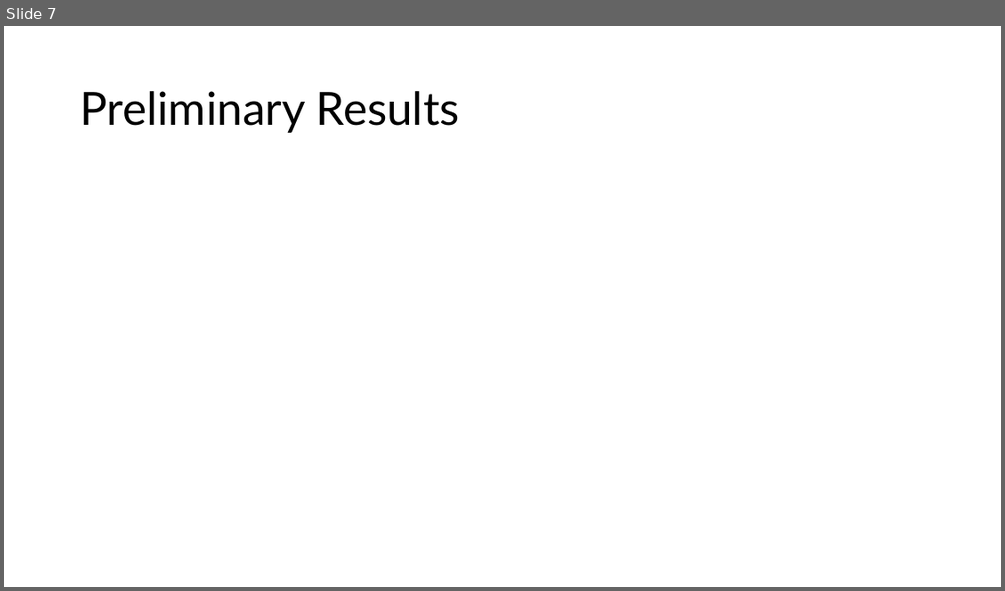
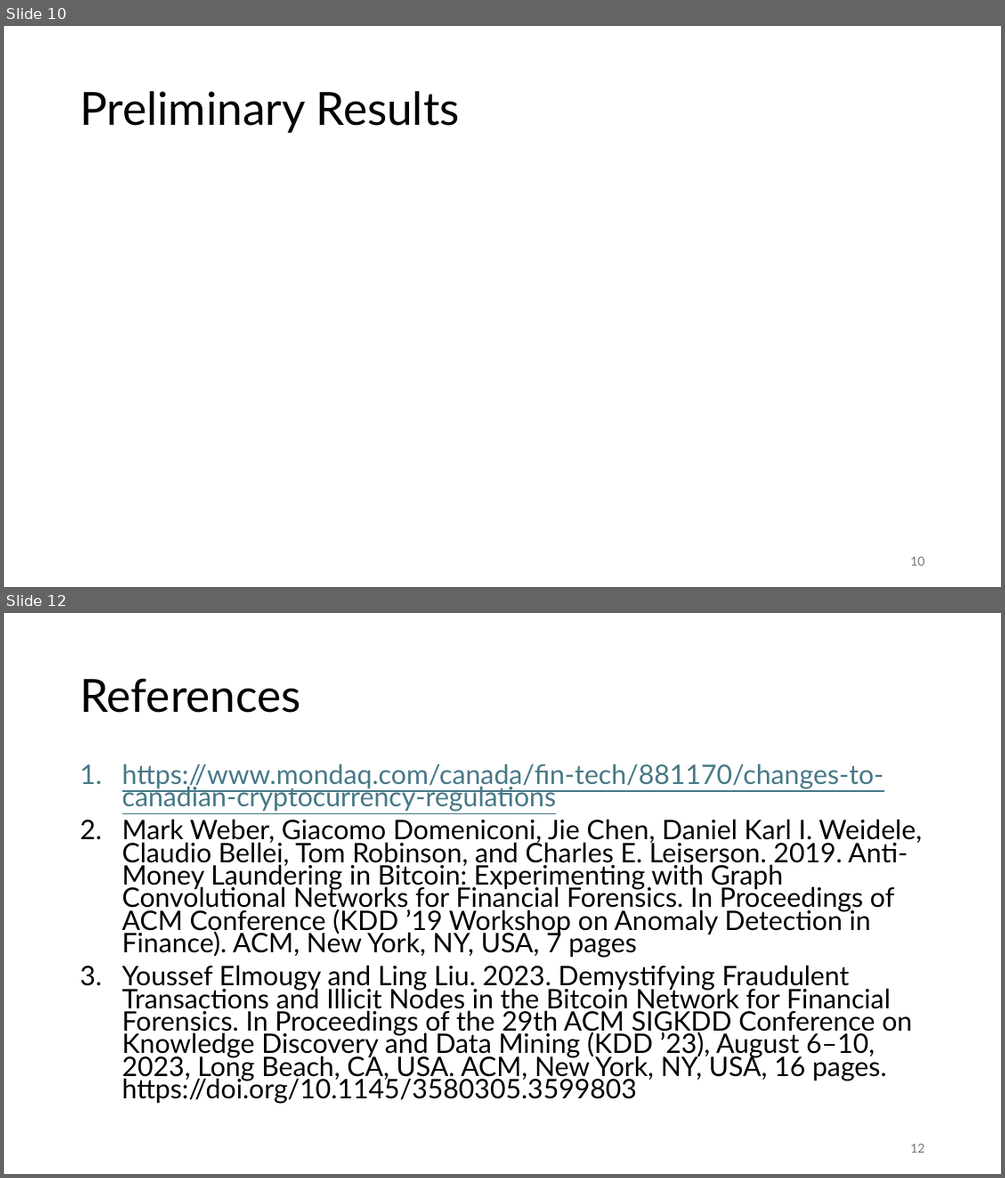
Before and after one commit to LucasBerzuk/DATA3010Project, a slide deck: Nov28_presentation.pptx. Shown one above the other, each under a label of ours: slide 7 before the commit, slides 10 and 12 after it; the slides between them are not shown. The pictures are 1005x591 and 1005x1178 pixels, drawn with LibreOffice and Linux fonts; fonts in the diff are those of the drawing. Boxes give left, top, right and bottom in pixels: in the first picture for what was removed or moved away, otherwise in the second. Text is boxed around its words. In the diff, an @@ line names an element or a change of style, - is before the commit and + after.

```diff
--- a/Nov28_presentation.pptx
+++ b/Nov28_presentation.pptx
@@ slide 12 added at (4,613,1001,1174), background #FFFFFF @@
@@ title added at (80,678,300,713), 44 pt, text #000000 @@
+References
@@ text added at (122,763,922,1103), 25.9 pt, text #000000 @@
+1. https://www.mondaq.com/canada/fin-tech/881170/changes-to-canadian-cryptocurrency-regulations
+2. Mark Weber, Giacomo Domeniconi, Jie Chen, Daniel Karl I. Weidele, Claudio Bellei, Tom Robinson, and Charles E. Leiserson. 2019. Anti-Money Laundering in Bitcoin: Experimenting with Graph Convolutional Networks for Financial Forensics. In Proceedings of ACM Conference (KDD ’19 Workshop on Anomaly Detection in Finance). ACM, New York, NY, USA, 7 pages
+3. Youssef Elmougy and Ling Liu. 2023. Demystifying Fraudulent Transactions and Illicit Nodes in the Bitcoin Network for Financial Forensics. In Proceedings of the 29th ACM SIGKDD Conference on Knowledge Discovery and Data Mining (KDD ’23), August 6–10, 2023, Long Beach, CA, USA. ACM, New York, NY, USA, 16 pages. https://doi.org/10.1145/3580305.3599803
@@ page number added at (910,1143,924,1152), 12 pt, text #797979 @@
+12
@@ what was slide 7 is now slide 10 @@
@@ slide 10 changed as well @@
@@ page number added at (910,556,924,565), 12 pt, text #797979 @@
+10
```
Also in this commit, not shown: 4 other slides changed, 6 other slides added, 3 slides removed, 1 other file.
